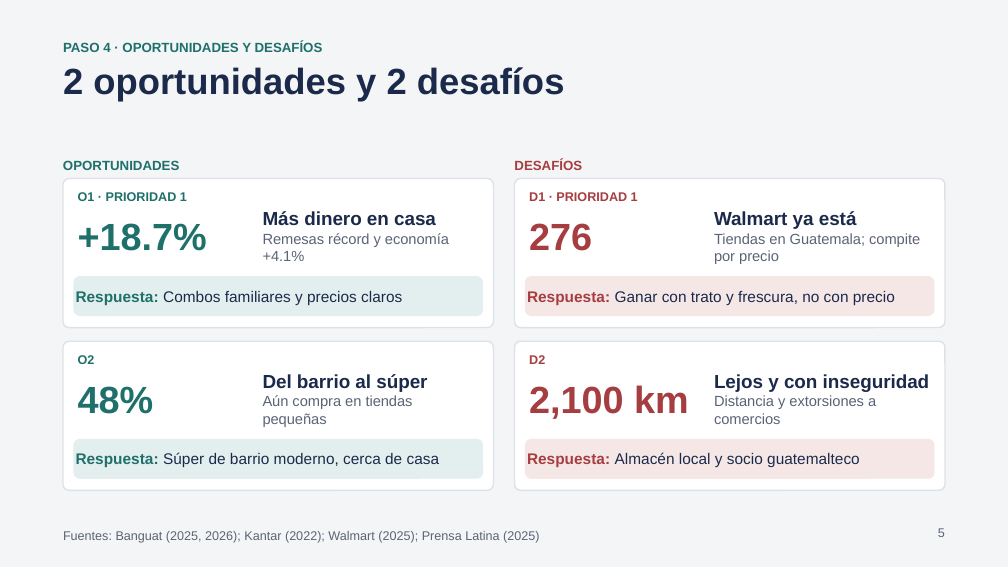
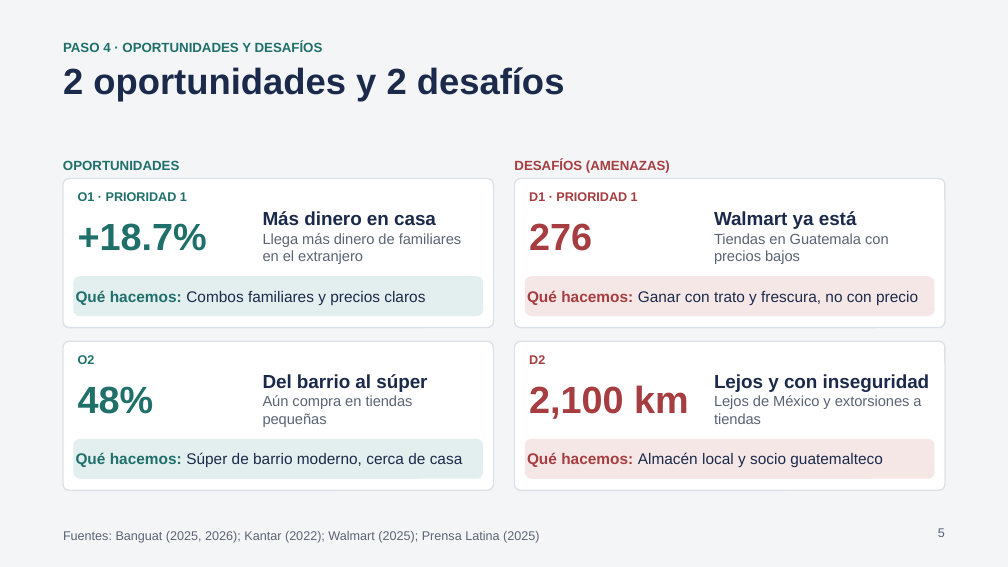
Before and after one commit to samueldejuan/samuel, a slide deck: slide 5 of presentacion/Pitch_Merco_Guatemala.pptx. Drawn at 1008x567 pixels with LibreOffice and Linux fonts; fonts in the diff are those of the drawing. Boxes give left, top, right and bottom in pixels: in the first picture for what was removed or moved away, otherwise in the second. Text is boxed around its words. In the diff, an @@ line names an element or a change of style, - is before the commit and + after.

```diff
--- a/presentacion/Pitch_Merco_Guatemala.pptx
+++ b/presentacion/Pitch_Merco_Guatemala.pptx
@@ text at [514, 159, 670, 173]: text changed @@
-DESAFÍOS
+DESAFÍOS (AMENAZAS)
@@ text at [263, 233, 461, 264]: text changed @@
-Remesas récord y economía +4.1%
+Llega más dinero de familiares en el extranjero
@@ text at [714, 233, 889, 264]: text changed @@
-Tiendas en Guatemala; compite por precio
+Tiendas en Guatemala con precios bajos
@@ text in rounded rectangle at [76, 290, 425, 305]: text changed @@
-Respuesta: Combos familiares y precios claros
+Qué hacemos: Combos familiares y precios claros
@@ text in rounded rectangle at [527, 290, 918, 305]: text changed @@
-Respuesta: Ganar con trato y frescura, no con precio
+Qué hacemos: Ganar con trato y frescura, no con precio
@@ text at [714, 395, 921, 424]: text changed @@
-Distancia y extorsiones a comercios
+Lejos de México y extorsiones a tiendas
@@ text in rounded rectangle at [76, 452, 463, 467]: text changed @@
-Respuesta: Súper de barrio moderno, cerca de casa
+Qué hacemos: Súper de barrio moderno, cerca de casa
@@ text in rounded rectangle at [527, 452, 883, 467]: text changed @@
-Respuesta: Almacén local y socio guatemalteco
+Qué hacemos: Almacén local y socio guatemalteco
```
Also in this commit, not shown: 6 other slides changed, 4 other files.
